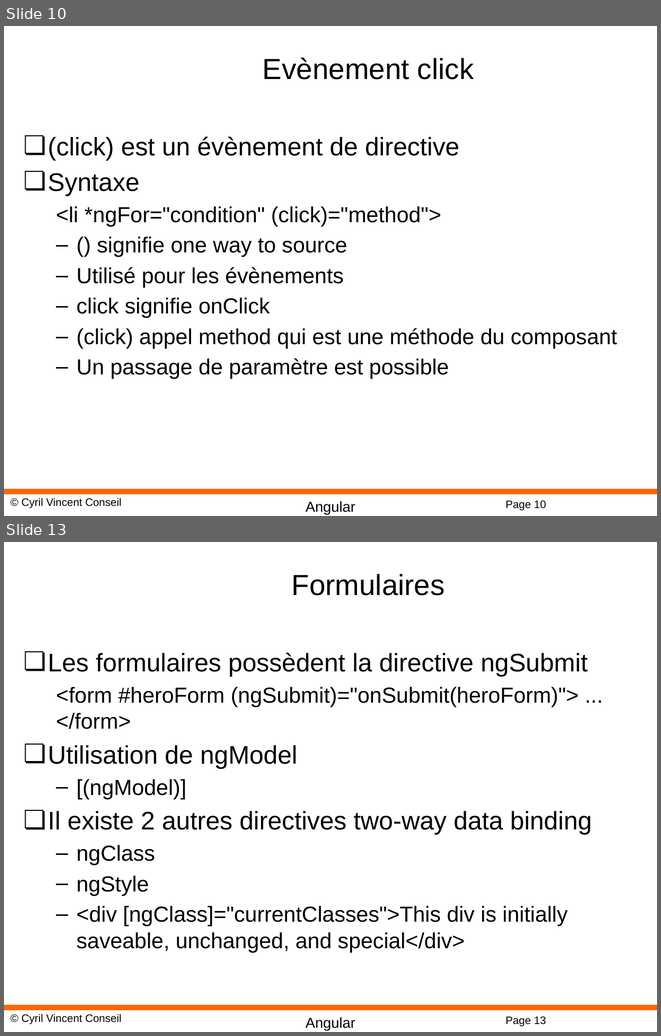
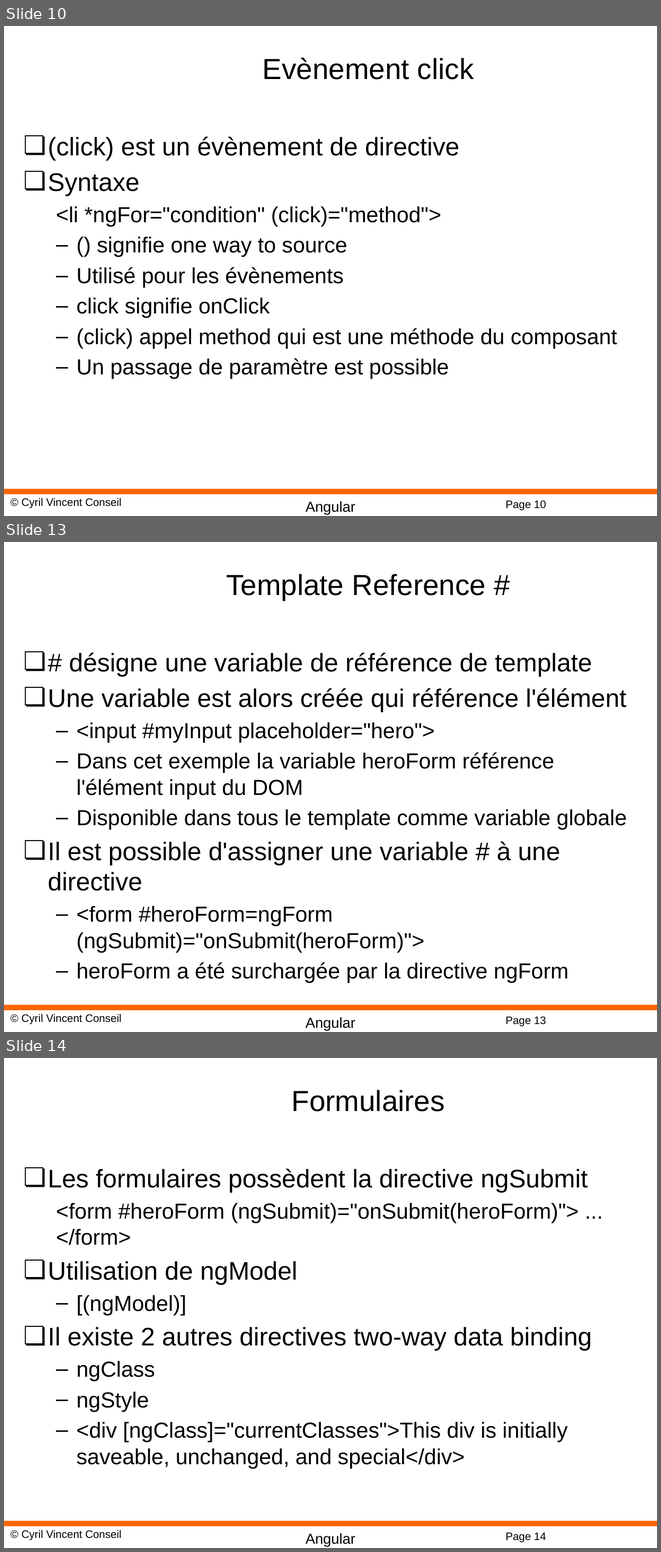
Before and after one commit to cyrilvincent/angular, a slide deck: PPT/Angular09-Directives.pptx. Shown one above the other, each under a label of ours: slides 10 and 13 before the commit, slides 10, 13 and 14 after it; the slides between them are not shown. The pictures are 661x1036 and 661x1552 pixels, drawn with LibreOffice and Linux fonts; fonts in the diff are those of the drawing; background and template pictures are left out. Boxes give left, top, right and bottom in pixels: in the first picture for what was removed or moved away, otherwise in the second. Text is boxed around its words. In the diff, an @@ line names an element or a change of style, - is before the commit and + after.

```diff
--- a/PPT/Angular09-Directives.pptx
+++ b/PPT/Angular09-Directives.pptx
@@ slide 13 added at (4,542,657,1032), background #FFFFFF; not listed: 4 template elements that a slide beside it also shows @@
@@ title added at (226,574,486,600), 32 pt, text #000000 @@
+Template Reference #
@@ text added at (48,652,627,982), 24 pt, text #000000 @@
+❏ # désigne une variable de référence de template
+❏ Une variable est alors créée qui référence l'élément
+  – <input #myInput placeholder="hero">
+  – Dans cet exemple la variable heroForm référence l'élément input du DOM
+  – Disponible dans tous le template comme variable globale
+❏ Il est possible d'assigner une variable # à une directive
+  – <form #heroForm=ngForm (ngSubmit)="onSubmit(heroForm)">
+  – heroForm a été surchargée par la directive ngForm
@@ what was slide 13 is now slide 14 @@
@@ page number at (505,1532,546,1542): text changed @@
-Page 13
+Page 14
```
Also in this commit, not shown: 2 slides changed, 20 other files.
